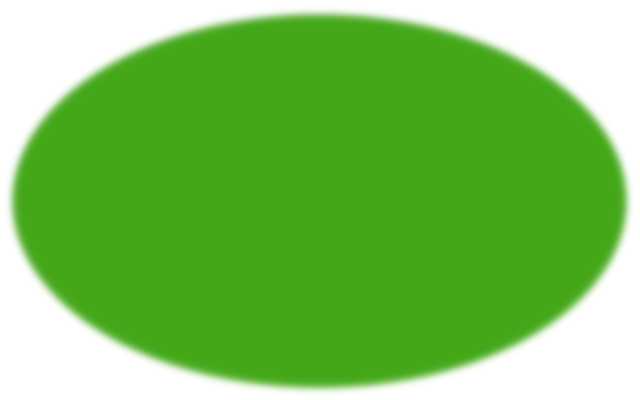
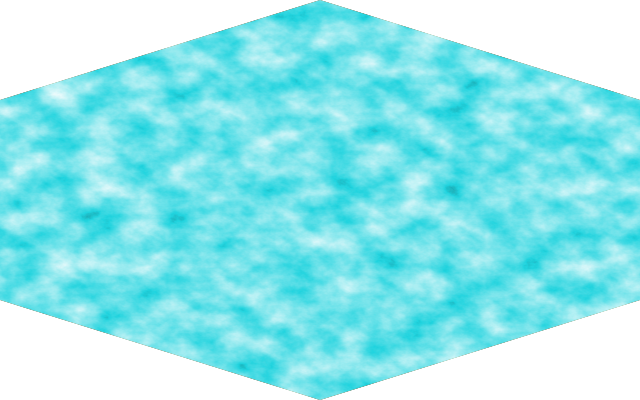
Before/after of a 640x400 layered artwork. What changed in the layer stack:
added layer "Widoczny" above "Warstwa" over (0, 0, 640, 400)
added layer "Warstwa" (color) above "Tło" over (0, 0, 640, 400)
painted on "Tło" over (0, 0, 640, 400)
